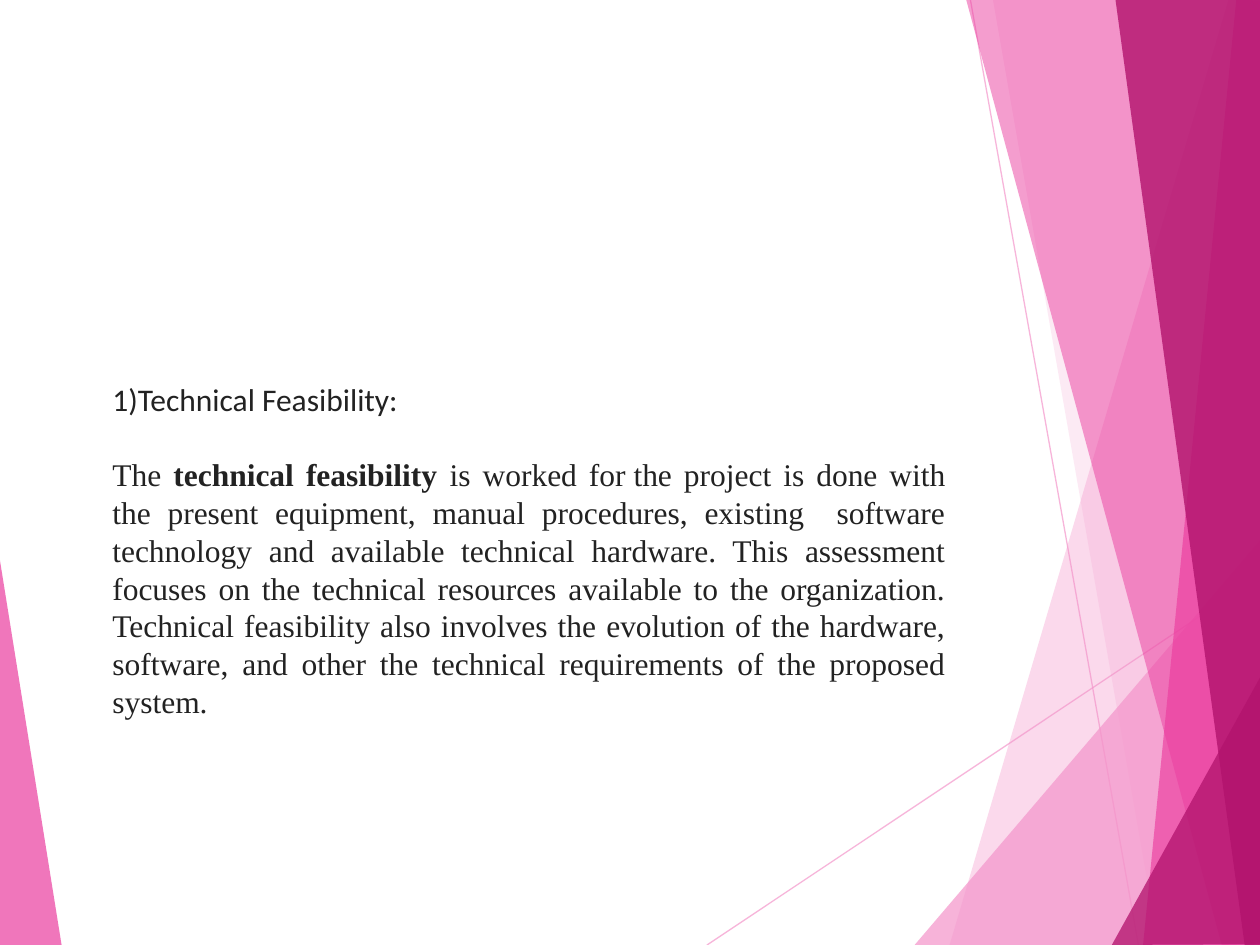
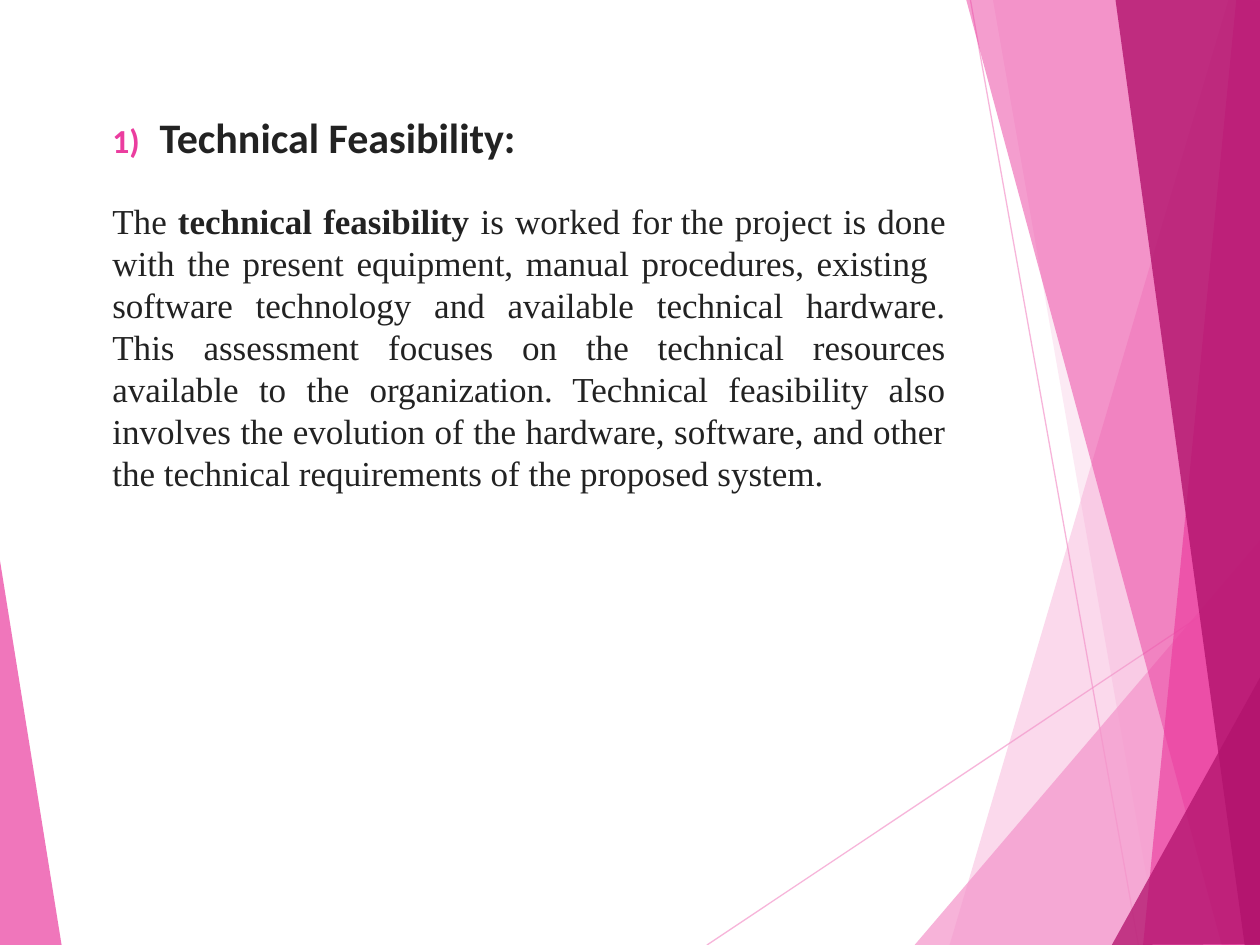
Before and after one commit to saaarvesh/FINALYEAR_PROJECT, a slide deck: slide 13 of Presentation/Project_Presentation.pptx. Drawn at 1260x945 pixels with LibreOffice and Linux fonts; fonts in the diff are those of the drawing. Boxes give left, top, right and bottom in pixels: in the first picture for what was removed or moved away, otherwise in the second. Text is boxed around its words. In the diff, an @@ line names an element or a change of style, - is before the commit and + after.

Commit message:
font of ppt is updated

```diff
--- a/Presentation/Project_Presentation.pptx
+++ b/Presentation/Project_Presentation.pptx
@@ text "Technical Feasibility:": place and size @@
-text "Technical Feasibility:" at [112, 388, 945, 719]
+text "Technical Feasibility:" at [112, 123, 945, 493]
@@ text at [160, 123, 516, 160]: text changed; size 18 to 24 pt; bold on @@
-1)Technical Feasibility:
+1) Technical Feasibility:
@@ text at [112, 209, 945, 493]: size 18 to 20 pt @@
```
Also in this commit, not shown: 17 other slides changed, 1 slide added, 1 slide removed.
